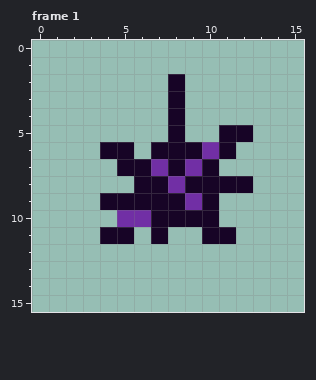
A pixel-art file gets an edit: Drillbird_sprites/Effects/secret_smokepuff.aseprite. The picture above was drawn from the file before the commit.
16x16 pixels, 8 frames. Pixels under 10% opacity are left out. Colours within 5 levels of each other are drawn and written as one. Shown: frame 1. The commit also changed other frames, which this record leaves out.
After the commit:
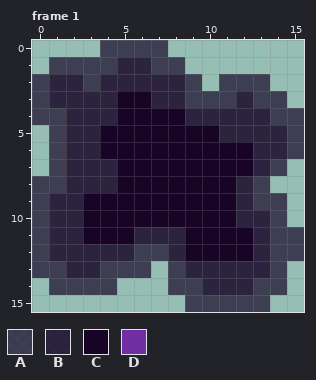
Palette (. is transparent): A #170426b0  B #170426d4  C #170426  D #712fa5
From old to new:
Frame 1:
There is now colour A in row 0 at x 4 to 7; in row 1 at x 1 to 4 and 7 to 8; in row 2 at x 0, 3, 9 and 11 to 13; in row 3 at x 0, 9 to 11 and 13 to 14; in row 4 at x 0 to 1 and 14 to 15; in rows 5 to 6 at x 1 and 15.
There is now colour A in row 7 at x 1 and 14; in row 8 at x 0 to 1 and 13; in row 9 at x 0 and 13 to 14; in row 10 at x 0 and 14; in row 11 at x 0 and 14 to 15; in row 12 at x 0, 6 to 7 and 14 to 15.
There is now colour A in row 13 at x 0 to 1, 4 to 6, 8 and 14; in row 14 at x 1 to 4, 8 to 9 and 13 to 14; in row 15 at x 9 to 13.
There is now colour B in row 1 at x 5 to 6; in row 2 at x 1 to 2 and 4 to 7; in row 3 at x 1 to 4, 7 and 12; in row 4 at x 2 to 4 and 9 to 13; in rows 5 to 6 at x 2 to 3 and 13 to 14; in row 7 at x 2 to 4 and 13.
There is now colour B in row 8 at x 2 to 4; in row 9 at x 1 to 2 and 12; in row 10 at x 1 to 2 and 12 to 13; in row 11 at x 1 to 2, 6, 8 and 13; in row 12 at x 1 to 5, 8 and 13; in row 13 at x 2 to 3 and 9 to 13.
There is now colour B in row 14 at x 10 to 12.
The edit turns colour C into colour B in rows 2 to 3 at x 8; in row 5 at x 11 to 12; in row 8 at x 12; in row 11 at x 7.
There is now colour C in row 3 at x 5 to 6; in row 4 at x 5 to 7; in row 5 at x 4 to 7 and 9 to 10; in row 6 at x 6 and 12; in row 7 at x 11 to 12; in row 8 at x 5.
There is now colour C in row 9 at x 3 and 11; in row 10 at x 3 to 4 and 11; in row 11 at x 3, 9 and 12; in row 12 at x 9 to 12.
The edit turns colour D into colour C in row 6 at x 10; in row 7 at x 7 and 9; in row 8 at x 8; in row 9 at x 9; in row 10 at x 5 to 6.
Where, in picture pixels (left, top, right, bottom), the same in both pictures:
changed: (32, 40, 304, 312)
